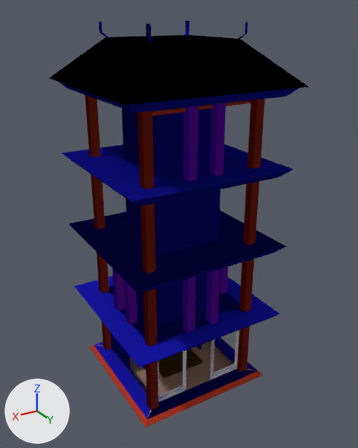
Renders of the Blender file Ninja Game/Assets/GameObjects/ninjaDojoPlus.blend from each side of a commit.
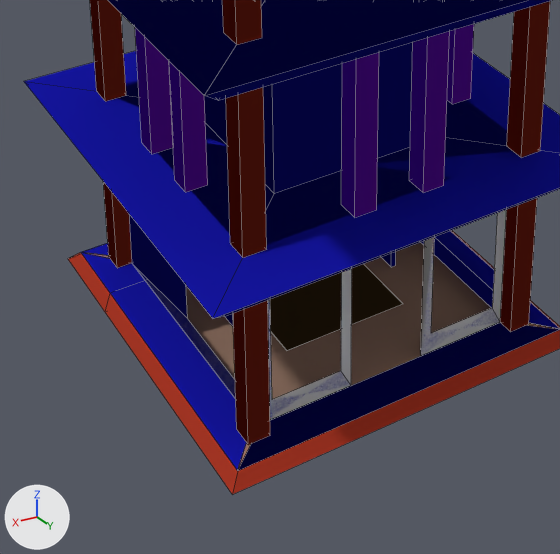
Each version is shown whole from a 50 mm camera at (27.1, 46.7, 42.5) aimed at (-3.1, -3.5, 17.4), then close up on the part from 18% to 72% of the width and 58% to 100% of the height. The lights are fixed; the arrows at lower left show +X, +Y and +Z. The close-ups show mesh edges as thin lines.
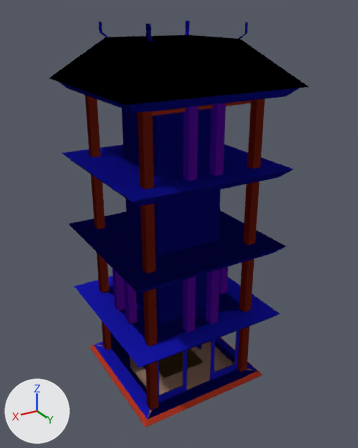
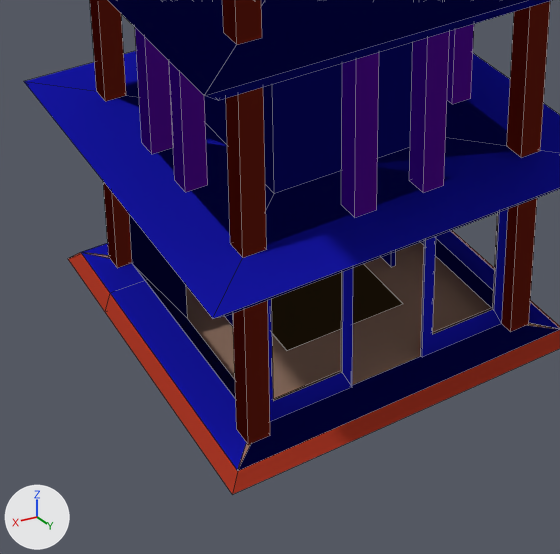
What changed in the scene script:
```text
Change mat_material_003:
    mat_material_003.base_color: (0.8, 0.8, 0.8) -> (0.0374, 0.0223, 0.0118)  # white #e7e7e7 -> brown #36291c
Add mat_material_006:
    mat_material_006 = diffuse_material('Material.006')
    mat_material_006.base_color = (0.0766, 0.0497, 0.0283)  # brown #4e3f2f
Change me_cube:
    used by ob_cube; location = (0.0, 0.0, 0.0)
    remove me_cube.from_pydata(...)  # 3518 vertices, 1325 faces, 149 loose edges; spans x -20.0..10.0, y -12.8..10.0, z -10.2..41.5
    add me_cube.from_pydata(...)  # 3622 vertices, 1331 faces, 243 loose edges; spans x -20.0..10.0, y -12.8..10.0, z -10.2..41.5
    me_cube part 1: the loose piece of 4 vertices spanning x 1.8..2.3, y 6.2..6.3, z 0.0..8.0 is copied, and the copy is moved by (0.0, 0.1, 0.0), in mat_outside (blue #1818aa); it spans x 1.8..2.3, y 6.3..6.4, z 0.0..8.0
    me_cube part 2: the loose piece of 6 vertices spanning x 1.8..6.0, y 6.2..6.3, z 0.0..8.0 is copied, and the copy is moved by (0.0, 0.1, 0.0), in mat_outside (blue #1818aa); it spans x 1.8..6.0, y 6.3..6.4, z 0.0..8.0
    me_cube part 3: the loose piece of 4 vertices spanning x -6.0..-5.5, y 6.2..6.3, z 0.0..8.0 is copied, and the copy is moved by (0.0, 0.1, 0.0), in mat_outside (blue #1818aa); it spans x -6.0..-5.5, y 6.3..6.4, z 0.0..8.0
    me_cube part 4: the loose piece of 6 vertices spanning x -6.0..-1.8, y 6.2..6.3, z 0.0..8.0 is copied, and the copy is moved by (0.0, 0.1, 0.0), in mat_outside (blue #1818aa); it spans x -6.0..-1.8, y 6.3..6.4, z 0.0..8.0
    me_cube part 5
    10 faces are deleted
    65 vertices are added at x -6.0..6.0, y 6.2..6.4, z 0.0..8.0
    6 new vertices lie (3.2, 0.0, 0.0) away from vertices in x -5.5..2.3, y 6.2..6.4, z 1.0..7.0
    5 new vertices lie (-4.2, 0.0, 0.0) away from vertices in x -1.8..6.0, y 6.2..6.3, z 0.0..8.0
    94 loose edges are added
    3 new faces join them, mat_material_006 (brown #4e3f2f)
    7 new faces join them, mat_outside (blue #1818aa)
    me_cube part 6: 4 faces spanning x -6.0..6.0, y 6.2..6.3, z 0.0..8.0 switch from mat_material_003 (its picture is missing) to mat_material_006 (brown #4e3f2f)
```

Boxes (x1, y1, x2, y2) around the edits, measured in the close-ups (560 x 554 px):
'Cube', recoloured, reshaped
    both: (24, 0, 560, 494)
part 1 of me_cube, added (blue)
    after: (342, 268, 353, 386)
part 2 of me_cube, added (blue)
    after: (268, 299, 352, 422)
part 3 of me_cube, added (blue)
    after: (494, 209, 508, 323)
part 4 of me_cube, added (blue)
    after: (422, 237, 502, 357)
part 5 of me_cube, built on
    before: (268, 237, 497, 418)
    after: (421, 240, 426, 357)
part 6 of me_cube, recoloured
    before: (268, 210, 507, 420)
    after: (273, 213, 499, 401)
